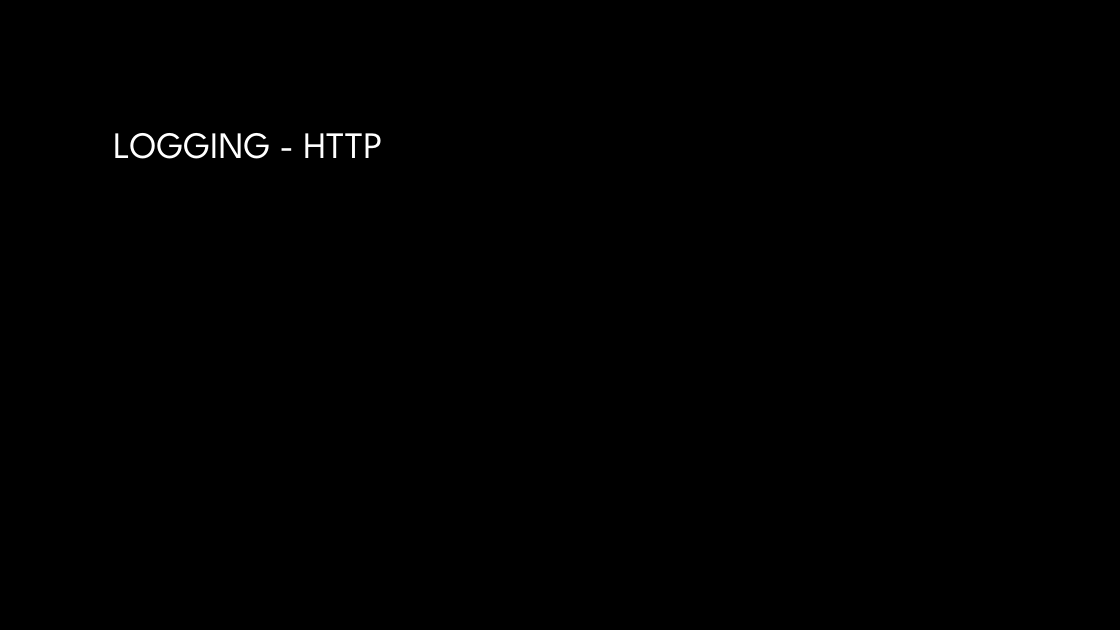
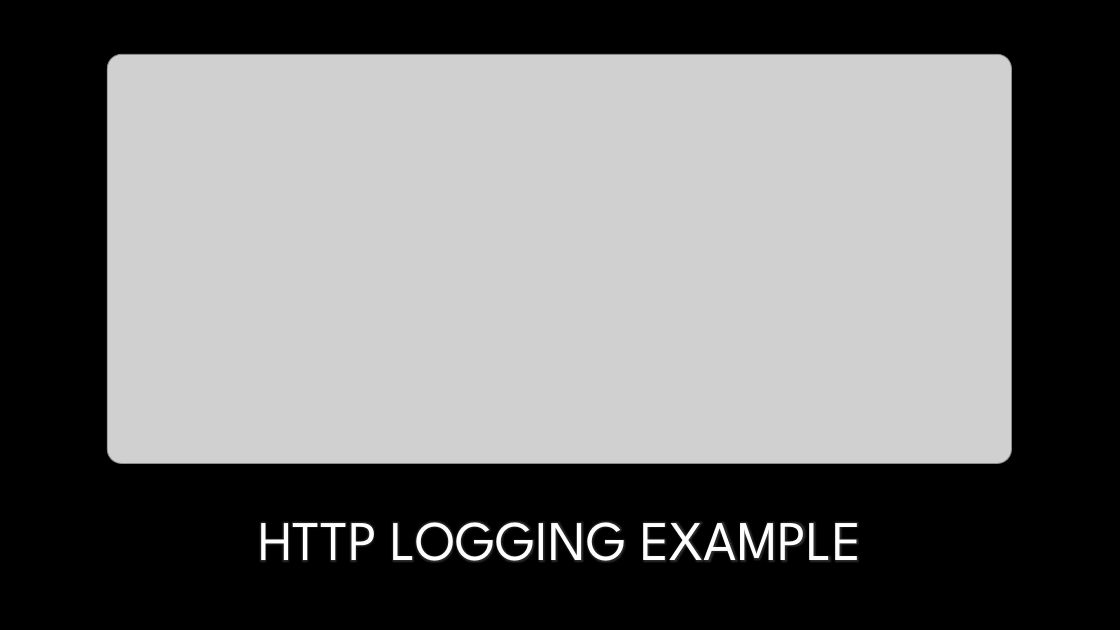
Before and after one commit to dwalleck/opencafe-training, a slide deck: slide 16 of OpenCafeTraining-Part2.pptx (slide 13 before the commit). Drawn at 1120x630 pixels with LibreOffice and Linux fonts; fonts in the diff are those of the drawing; grey boxes stand for pictures; background and template pictures are left out. Boxes give left, top, right and bottom in pixels: in the first picture for what was removed or moved away, otherwise in the second. Text is boxed around its words. In the diff, an @@ line names an element or a change of style, - is before the commit and + after.

```diff
--- a/OpenCafeTraining-Part2.pptx
+++ b/OpenCafeTraining-Part2.pptx
@@ picture added at <box>108,55,1012,464</box> @@
@@ title "HTTP LOGGING EXAMPLE" at <box>258,522,861,562</box>: vertical alignment middle to bottom @@
@@ title at <box>258,522,861,562</box>: text changed; size 32 to 48 pt @@
-LOGGING - HTTP
+HTTP LOGGING EXAMPLE
```
Also in this commit, not shown: 3 other slides changed, 5 slides added, 1 slide removed, 8 other files.
